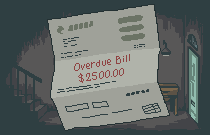
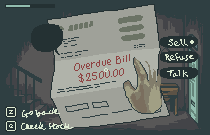
The second 210×135 image is a revision of the first. Changes to its layers:
showed group "UI" (12 layers) over (x1=5, y1=4, x2=198, y2=132)
